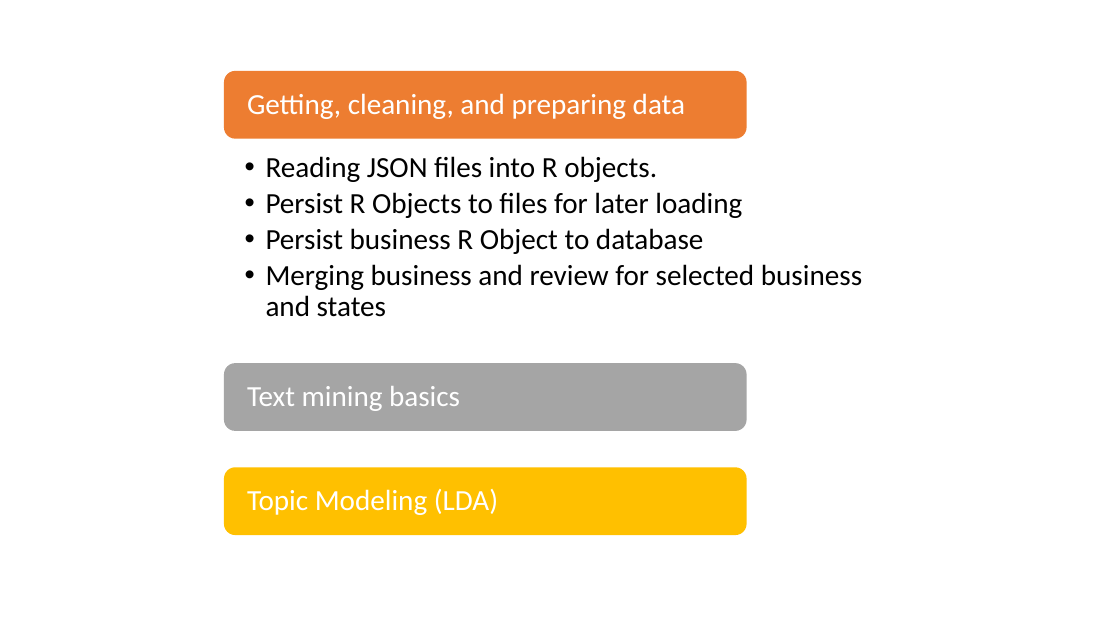
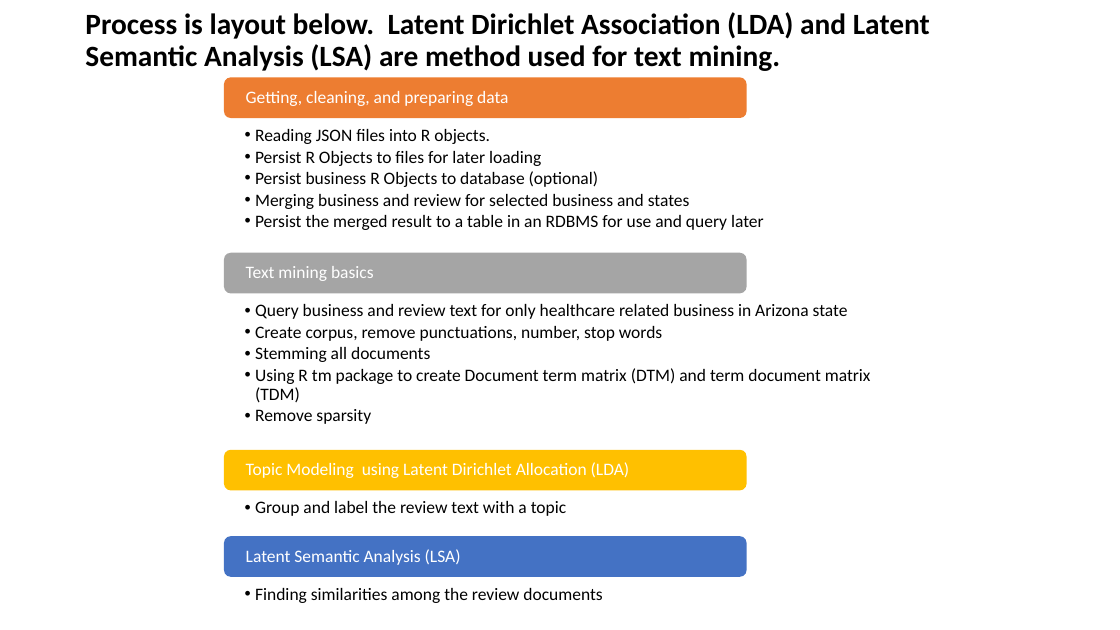
Before and after one commit to mdcRed/Capstone, a slide deck: slide 3 of doc/presentation/MyPresentation.pptx (slide 1 before the commit). Drawn at 1120x630 pixels with LibreOffice and Linux fonts; fonts in the diff are those of the drawing. Boxes give left, top, right and bottom in pixels: in the first picture for what was removed or moved away, otherwise in the second. Text is boxed around its words. In the diff, an @@ line names an element or a change of style, - is before the commit and + after.

Commit message:
add presentation

```diff
--- a/doc/presentation/MyPresentation.pptx
+++ b/doc/presentation/MyPresentation.pptx
@@ title added at box(85, 12, 930, 71), 25.2 pt, text #000000, bold @@
+Process is layout below. Latent Dirichlet Association (LDA) and Latent Semantic Analysis (LSA) are method used for text mining.
@@ rounded rectangle: place and size @@
-rounded rectangle at box(224, 71, 747, 139)
+rounded rectangle at box(224, 77, 747, 118)
@@ text "Getting, cleaning, and preparing data" at box(246, 91, 508, 106): size 25 to 15 pt; less space between paragraphs @@
@@ text "Reading JSON files into R ...": place and size @@
-text "Reading JSON files into R ..." at box(266, 156, 862, 317)
+text "Reading JSON files into R ..." at box(255, 129, 764, 230)
@@ rectangle: place and size @@
-rectangle at box(187, 105, 933, 351)
+rectangle at box(187, 97, 933, 245)
@@ text at box(255, 129, 690, 209): size 25 to 15 pt in "Reading JSON files into R objects.", "Persist R Objects to files for later ...", "Merging business and review for selected business ..."; indent changed; less space between paragraphs @@
@@ text at box(255, 171, 598, 187): text changed; size 25 to 15 pt @@
-  •• Persist business R Object to database
+  •• Persist business R Objects to database (optional)
@@ text at box(255, 215, 764, 230): paragraph added @@
+  •• Persist the merged result to a table in an RDBMS for use and query later
@@ rounded rectangle: place and size @@
-rounded rectangle at box(224, 363, 747, 431)
+rounded rectangle at box(224, 253, 747, 293)
@@ text "Text mining basics" at box(246, 266, 374, 281): size 25 to 15 pt; less space between paragraphs @@
@@ text "Text mining basics": place and size @@
-text "Text mining basics" at box(247, 386, 460, 411)
+text "Text mining basics" at box(246, 266, 374, 281)
@@ rectangle: place and size @@
-rectangle at box(187, 397, 933, 455)
+rectangle at box(187, 273, 933, 443)
@@ rectangle: place and size @@
-rectangle at box(187, 502, 933, 560)
+rectangle at box(187, 471, 933, 529)
@@ rounded rectangle: place and size @@
-rounded rectangle at box(224, 467, 747, 535)
+rounded rectangle at box(224, 450, 747, 490)
@@ text at box(246, 462, 630, 478): text changed; size 25 to 15 pt @@
-Topic Modeling (LDA)
+Topic Modeling using Latent Dirichlet Allocation (LDA)
@@ group added at box(187, 304, 933, 616): 4 texts, 1 rectangle, 1 rounded rectangle @@
+  •• Query business and review text for only healthcare related business in Arizona state
+  •• Create corpus, remove punctuations, number, stop words
+  •• Stemming all documents
+  •• Using R tm package to create Document term matrix (DTM) and term document matrix (TDM)
+  •• Remove sparsity
+  •• Group and label the review text with a topic
+  •• Finding similarities among the review documents
+Latent Semantic Analysis (LSA)
```
Also in this commit, not shown: 4 slides added.
